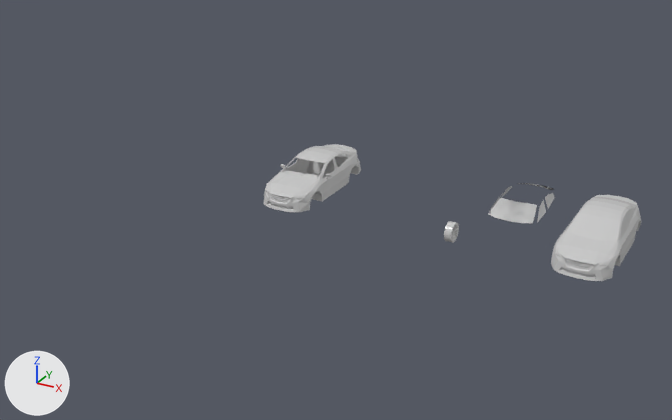
The FBX model Assets/Models/CarSedan.FBX, before and after one commit.
One viewpoint serves both versions: a 50 mm camera at (0.264, -0.743, 0.322) aimed at (-0.093, -0.096, -0.002). Lighting does not change. The marker at lower left points along +X, +Y and +Z. Objects named as collision shapes, trigger or cutter boxes, shadow casters or lower levels of detail are left out. Where no turn or scale is listed for an object, it has been applied to the vertices. Vertices at the same position are counted once.

The first picture shows 'CarSedanGlass', 'CarSedanGlassFront', 'CarSedanWGlass', 'CarSedanWInterior', 'CarSedanWheel'.
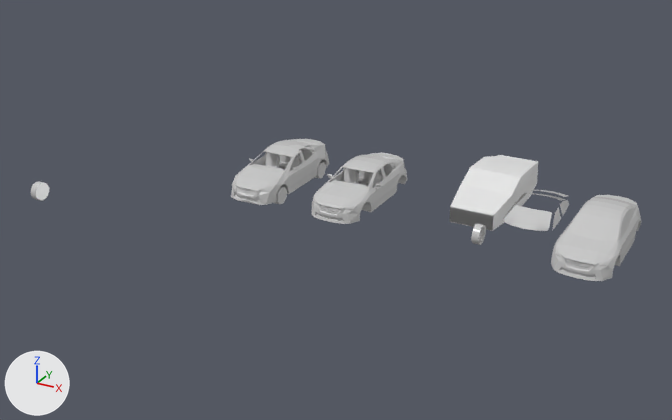
The newer file is also rescaled (x1.23), turned or shifted as a whole; pictures and numbers use the older file's frame.

The change, as a list of edits to the scene's bpy script:
```text
Change me_mesh_002:
    where me_mesh_002.from_pydata(...)  # 57 vertices, 54 faces; spans x -0.0203..0.0203, y -0.0357..0.0415, z 0.019..0.0288
    used by ob_carsedanglass; location = (0.0635, -0.0686, 0.0051)
    me_mesh_002 part 2: the whole mesh is moved by (0.0119, 0.002, -0.0045)
Change me_mesh_003:
    used by ob_carsedanglassfront; location = (0.0635, -0.0926, 0.0294)
    remove me_mesh_003.from_pydata(...)  # 20 vertices, 12 faces; spans x -0.0179..0.0179, y -0.0117..0.0117, z -0.0042..0.0042
    add me_mesh_003.from_pydata(...)  # 20 vertices, 24 faces; spans x -0.006..0.0297, y -0.0097..0.0137, z -0.0087..-0.0003
    me_mesh_003 part 1: the whole mesh is rebuilt
Change me_mesh:
    where me_mesh.from_pydata(...)  # 112 vertices, 194 faces; spans x -0.003..0.003, y -0.0081..0.0081, z -0.0081..0.0081
    used by ob_carsedanwheel; location = (0.0198, -0.1099, 0.0085)
    me_mesh part 3: the whole mesh is moved by (0.0201, 0.0077, -0.0006)
Add me_mesh_010:
    me_mesh_010.from_pydata(...)  # 18 vertices, 32 faces; spans x -0.023..0.023, y -0.0641..0.0538, z 0.0001..0.0299
Add me_mesh_009:
    me_mesh_009.from_pydata(...)  # 16 vertices, 28 faces; spans x -0.0231..0.0232, y -0.0641..0.0538, z 0.0..0.0221
Add me_mesh_008:
    me_mesh_008.from_pydata(...)  # 48 vertices, 92 faces; spans x -0.003..0.003, y -0.0081..0.0081, z -0.0081..0.0081
    me_mesh_008.materials.append(mat_carmaterial)  # its picture is missing
Add me_mesh_006:
    me_mesh_006.from_pydata(...)  # 382 vertices, 677 faces; spans x -0.0255..0.0255, y -0.0653..0.0546, z -0.0051..0.0311
    me_mesh_006.materials.append(mat_carmaterial)  # its picture is missing
Add me_mesh_005_1:
    me_mesh_005_1.from_pydata(...)  # 730 vertices, 1434 faces; spans x -0.0258..0.0258, y -0.0656..0.0546, z 0.0004..0.0311
    me_mesh_005_1.materials.append(mat_carmaterial)  # its picture is missing
Remove ob_carsedanwinterior:
    ob_carsedanwinterior = bpy.data.objects.new('CarSedanWInterior', me_mesh_005)
    ob_carsedanwinterior.location = (-0.127, -0.0686, 0.0051)
Add ob_sedanshadows:
    ob_sedanshadows = bpy.data.objects.new('SedanShadows', me_mesh_010)
    ob_sedanshadows.location = (0.0238, -0.0128, 0.001)
Add ob_carsedancollider:
    ob_carsedancollider = bpy.data.objects.new('CarSedanCollider', me_mesh_009)
    ob_carsedancollider.location = (0.0238, -0.0128, 0.001)
Add ob_carsedanwheelb:
    ob_carsedanwheelb = bpy.data.objects.new('CarSedanWheelB', me_mesh_008)
    ob_carsedanwheelb.location = (-0.3305, -0.2039, 0.0078)
Add ob_carsedan_lod0:
    ob_carsedan_lod0 = bpy.data.objects.new('CarSedan_LOD0', me_mesh_006)
    ob_carsedan_lod0.location = (-0.1607, -0.0686, 0.0051)
Add ob_carsedan:
    ob_carsedan = bpy.data.objects.new('CarSedan', me_mesh_005_1)
    ob_carsedan.location = (-0.0795, -0.0686, 0.0051)
```

Boxes (x1, y1, x2, y2) around the edits, measured in the pictures (672 x 420 px):
'CarSedan', added
    after: (312, 153, 407, 224)
'CarSedan_LOD0', added
    after: (231, 139, 329, 205)
'CarSedanWInterior', deleted
    before: (264, 144, 361, 212)
'SedanShadows', added
    after: (450, 156, 538, 231)
'CarSedanGlass', mesh moved
    before: (488, 183, 555, 223)
    after: (503, 190, 569, 231)
'CarSedanCollider', added
    after: (450, 155, 538, 231)
'CarSedanGlassFront', reshaped
    before: (489, 198, 535, 223)
    after: (506, 207, 551, 231)
'CarSedanWheel', mesh moved
    before: (444, 221, 459, 243)
    after: (471, 223, 486, 245)
'CarSedanWheelB', added
    after: (31, 181, 49, 201)
